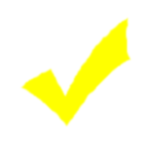
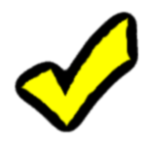
Revision of a layered w=150, h=150 image; what changed, layer by layer:
showed "Background copy", painted on it, masked it over box(13, 10, 140, 134)
